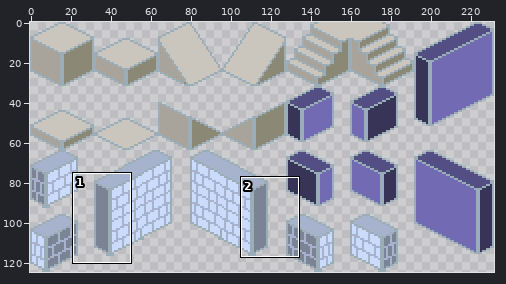
Sprite sheet, stored at monkeybusinessgame/art_assets/walls_n_floors.png. Above, an overview of the earlier version with the close-up marked.
Close-up. Before:
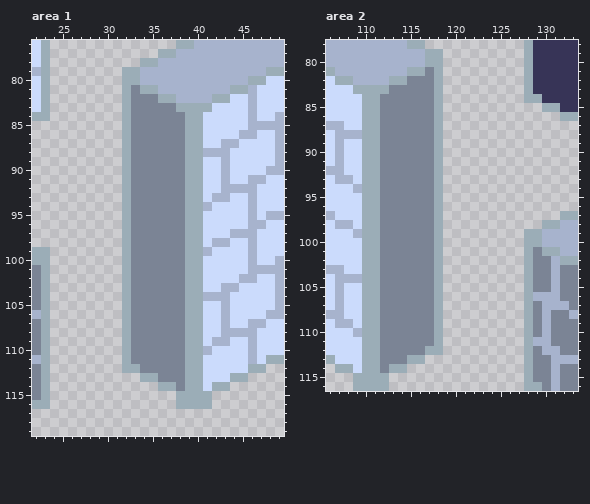
The file is 232x125 pixels. Shown: area 1: x 22..49, y 76..119; area 2: x 106..133, y 78..116.
The result:
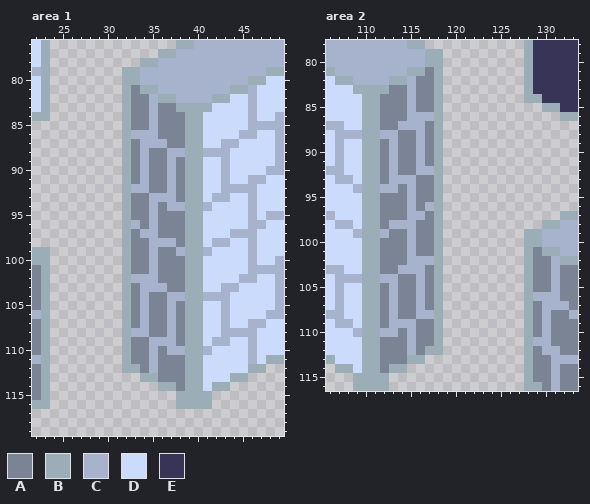
Palette (. is transparent): A #7b8495  B #9badb7  C #a7b3cd  D #cbdbfc  E #373457
Diff:
Area 1:
y 82..85: x 35 A -> C
y 86: x 33..35 AAA -> CCC
y 87: x 34..36 AAA -> CCC
y 88: x 34 A -> C; x 37..38 AA -> CC
y 89..91: x 34 A -> C; x 37 A -> C
y 92: x 33..34 AA -> CC; x 37 A -> C
y 93: x 35..37 AAA -> CCC
y 94: x 35 A -> C; x 37..38 AA -> CC
y 95: x 35 A -> C
y 96: x 33 A -> C; x 35 A -> C
y 97: x 34..35 AA -> CC
y 98: x 35..37 AAA -> CCC
y 99: x 35 A -> C; x 38 A -> C
y 100..101: x 35 A -> C
y 102: x 33..35 AAA -> CCC
y 103: x 34..36 AAA -> CCC
y 104: x 34 A -> C; x 37..38 AA -> CC
y 105..107: x 34 A -> C; x 37 A -> C
y 108: x 33..34 AA -> CC; x 37 A -> C
y 109: x 35..37 AAA -> CCC
y 110: x 35 A -> C; x 37..38 AA -> CC
y 111..112: x 35 A -> C
Area 2:
y 82..85: x 115 A -> C
y 86: x 115..117 AAA -> CCC
y 87: x 114..116 AAA -> CCC
y 88: x 112..113 AA -> CC; x 116 A -> C
y 89..91: x 113 A -> C; x 116 A -> C
y 92: x 113 A -> C; x 116..117 AA -> CC
y 93: x 113..115 AAA -> CCC
y 94: x 112..113 AA -> CC; x 115 A -> C
y 95: x 115 A -> C
y 96: x 115 A -> C; x 117 A -> C
y 97: x 115..116 AA -> CC
y 98: x 113..115 AAA -> CCC
y 99: x 112 A -> C; x 115 A -> C
y 100..101: x 115 A -> C
y 102: x 115..117 AAA -> CCC
y 103: x 114..116 AAA -> CCC
y 104: x 112..113 AA -> CC; x 116 A -> C
y 105..107: x 113 A -> C; x 116 A -> C
y 108: x 113 A -> C; x 116..117 AA -> CC
y 109: x 113..115 AAA -> CCC
y 110: x 112..113 AA -> CC; x 115 A -> C
y 111..112: x 115 A -> C
